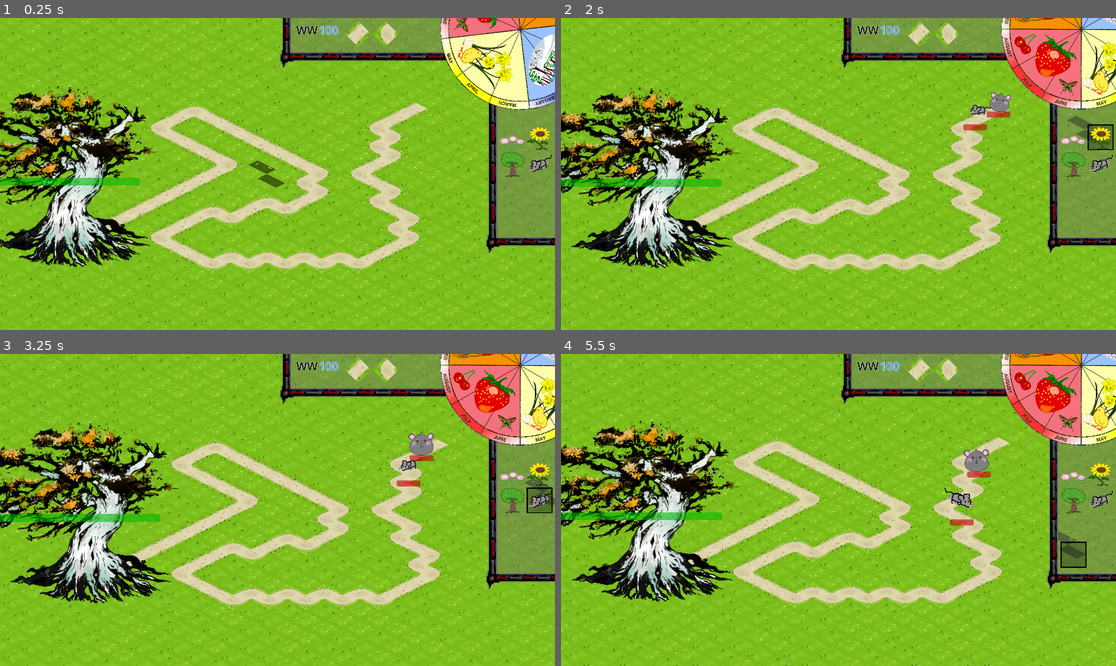
Above: before the commit, frames 1-4 (two rows, left to right).
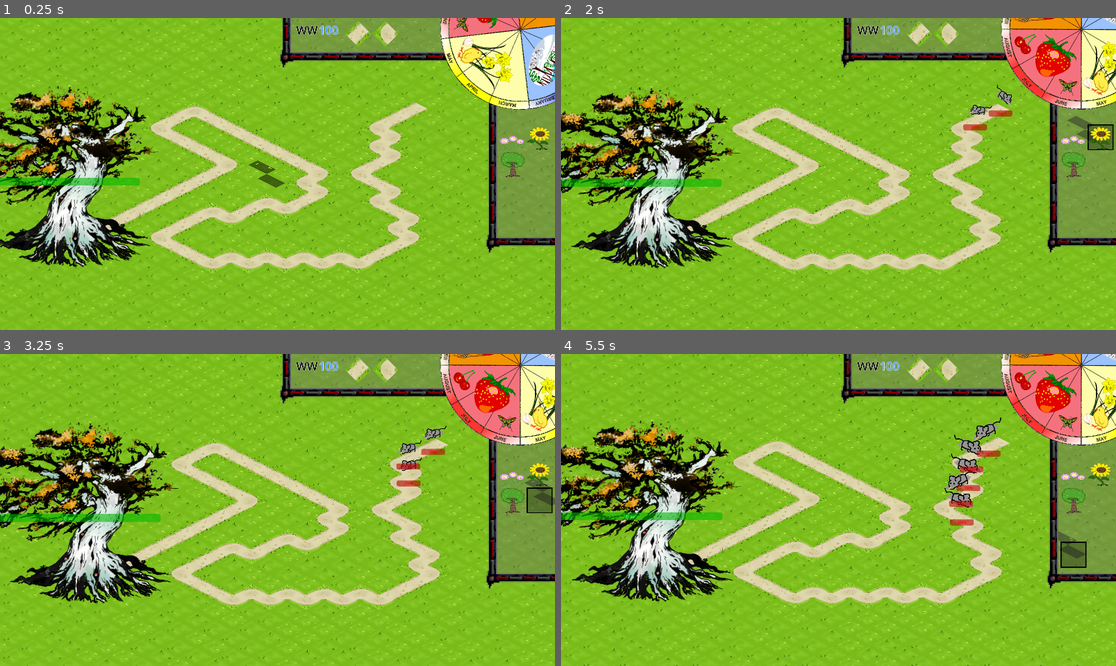
Above: after the commit, the same moments.

Repository: Evanev7/weather-report
Game: Godot game, scene res://levels/scenes/main_tree.tscn
Two runs of this game, one before a commit and one after it. Both use one fixed random seed, a clock stepped at 60 frames per second and the inputs below.
Inputs (mouse positions are in pixels of both pictures, inside the frame that each line leads up to):
- Up to frame 1 (0.25 s): no input
- Up to frame 2 (2 s): click (1071, 136) at 0.5 s; click (1099, 136) at 1.25 s
- Up to frame 3 (3.25 s): click (510, 500) at 2 s; click (538, 500) at 2.75 s
- Up to frame 4 (5.5 s): click (1071, 528) at 3.5 s; click (1099, 528) at 4.25 s; click (1071, 553) at 5 s

The runs differ from the first frame. In frame 1, 0.1% of the frame differs, in the area x 95-100%, y 43-50%; in frame 2, 0.4%; in frame 3, 0.7%; in frame 4, 1.1%, in the area x 69-100%, y 20-50%.

Commit message:
Fixed tree bullets, UI thumbnails, enemy spawning

Diff:
--- a/UI/scenes/plant_selector.tscn
+++ b/UI/scenes/plant_selector.tscn
@@ -10,7 +10,6 @@
 [ext_resource type="Texture2D" uid="uid://5juxf7t345s2" path="res://levels/assets/S4_grass.png" id="7_tisxl"]
 [ext_resource type="Texture2D" uid="uid://c1t7mgit0x1mw" path="res://levels/assets/left_grass.png" id="7_u3mih"]
 [ext_resource type="Script" path="res://UI/scripts/wheel_spinny.gd" id="8_0iepn"]
-[ext_resource type="Texture2D" uid="uid://cn5islrw47ovy" path="res://characters/assets/enemies/rat_sw_1.png" id="8_58pui"]
 [ext_resource type="Texture2D" uid="uid://bcw34gpi3lovy" path="res://levels/assets/bottom_grass.png" id="12_p358b"]
 
 [sub_resource type="StyleBoxTexture" id="StyleBoxTexture_k62ln"]
@@ -149,7 +148,6 @@
 layout_mode = 2
 shortcut = SubResource("Shortcut_mhq7t")
 selection = 3
-thumbnail = ExtResource("8_58pui")
 
 [node name="PlantSlot5" parent="MarginContainer/PanelContainer/MarginContainer/VBoxContainer/ScrollContainer/GridContainer" instance=ExtResource("3_pctsd")]
 layout_mode = 2
--- a/UI/scripts/wheel_spinny.gd
+++ b/UI/scripts/wheel_spinny.gd
@@ -5,8 +5,7 @@
 func _ready():
 	GameState.weather_changed.connect(_on_weather_change)
 
-func _on_weather_change(weather):
+func _on_weather_change(_weather):
 	if not tween or not tween.is_valid():
 		tween = create_tween()
-	print(GameState.weather_names[weather])
 	tween.tween_property(self, "rotation", -PI/2.0 , 1).as_relative().set_ease(Tween.EASE_IN).set_trans(Tween.TRANS_SINE)
--- a/characters/resources/plants/tree_script.gd
+++ b/characters/resources/plants/tree_script.gd
@@ -1,8 +1,11 @@
 extends WeatherScript
+
+var leaf: Texture2D = preload("res://objects/assets/particles/orange_leaf.png")
+var branch: Texture2D = preload("res://objects/assets/bullets/branch.png")
 
 func modify_summer(plant: Plant):
 	plant.play("tree_warm_SE")
-	plant.bullet_animation.set_animation_loop("branch", false)
+	plant.bullet_animation.set_frame("leaves", 0, branch)
 	plant.damage = 1.5
 	plant.shot_speed = 3
 	plant.angular_velocity = 3
@@ -14,7 +17,7 @@
 
 func modify_autumn(plant: Plant):
 	plant.play("tree_autumn_SE")
-	plant.bullet_animation.set_animation_loop("leaves", false)
+	plant.bullet_animation.set_frame("leaves", 0, leaf)
 	plant.damage = 0.5
 	plant.shot_speed = 200
 	plant.fire_rate = 50
@@ -29,7 +32,7 @@
 
 func modify_spring(plant: Plant):
 	plant.play("tree_warm_SE")
-	plant.bullet_animation.set_animation_loop("branch", false)
+	plant.bullet_animation.set_frame("leaves", 0, branch)
 	plant.firing_enabled = true
 	plant.damage = 1.5
 	plant.shot_speed = 3
--- /dev/null
+++ b/characters/resources/waves/level_1_waves/wave_1.tres
@@ -0,0 +1,22 @@
+[gd_resource type="Resource" script_class="EnemyWave" load_steps=5 format=3 uid="uid://bjed70l5ndw4a"]
+
+[ext_resource type="Script" path="res://characters/scripts/enemy_wave.gd" id="1_7denc"]
+[ext_resource type="Script" path="res://characters/scripts/enemy_spawn_clump.gd" id="2_q6y77"]
+
+[sub_resource type="Resource" id="Resource_dbpls"]
+script = ExtResource("2_q6y77")
+enemy = 0
+spawn_gap = 1.0
+quantity = 5
+end_delay = 1.0
+
+[sub_resource type="Resource" id="Resource_ol6nw"]
+script = ExtResource("2_q6y77")
+enemy = 1
+spawn_gap = 1.0
+quantity = 10
+end_delay = 1.0
+
+[resource]
+script = ExtResource("1_7denc")
+waves = Array[ExtResource("2_q6y77")]([SubResource("Resource_dbpls"), SubResource("Resource_ol6nw")])
--- /dev/null
+++ b/characters/resources/waves/level_1_waves/wave_2.tres
@@ -0,0 +1,22 @@
+[gd_resource type="Resource" script_class="EnemyWave" load_steps=5 format=3 uid="uid://bli8u0w3s3lk"]
+
+[ext_resource type="Script" path="res://characters/scripts/enemy_wave.gd" id="1_fkujt"]
+[ext_resource type="Script" path="res://characters/scripts/enemy_spawn_clump.gd" id="2_x831j"]
+
+[sub_resource type="Resource" id="Resource_is6hs"]
+script = ExtResource("2_x831j")
+enemy = 1
+spawn_gap = 1.0
+quantity = 10
+end_delay = 1.0
+
+[sub_resource type="Resource" id="Resource_6xb3b"]
+script = ExtResource("2_x831j")
+enemy = 0
+spawn_gap = 0.2
+quantity = 10
+end_delay = 1.0
+
+[resource]
+script = ExtResource("1_fkujt")
+waves = Array[ExtResource("2_x831j")]([SubResource("Resource_is6hs"), SubResource("Resource_6xb3b")])
--- a/characters/scripts/enemy_spawn_clump.gd
+++ b/characters/scripts/enemy_spawn_clump.gd
@@ -2,12 +2,6 @@
 class_name EnemyClump
 
 @export var enemy: EnemySpawner.ENEMY_TYPE
-@export var spawn_gap: float
-@export var quantity: int
-@export var end_delay: float
-
-func _init(type, gap, number, delay):
-	enemy = type
-	spawn_gap = gap
-	quantity = number
-	end_delay = delay
+@export var spawn_gap: float = 1
+@export var quantity: int = 5
+@export var end_delay: float = 1
--- /dev/null
+++ b/characters/scripts/enemy_wave.gd
@@ -0,0 +1,4 @@
+extends Resource
+class_name EnemyWave
+
+@export var waves: Array[EnemyClump]
--- a/characters/scripts/plant.gd
+++ b/characters/scripts/plant.gd
@@ -55,11 +55,9 @@
 	piercing_amount = resource.PIERCING_AMOUNT
 	piercing_cooldown = resource.PIERCING_COOLDOWN
 
-	print(GameState.weather)
 	set_weather(GameState.weather)
 
 func set_weather(weather):
-	print(weather)
 	match weather:
 		GameState.WEATHER.Summer:
 			weather_script.modify_summer(self)
--- a/components/scripts/EnemySpawner.gd
+++ b/components/scripts/EnemySpawner.gd
@@ -6,47 +6,44 @@
 
 @export var enemy_resource_list: Array[EnemyResource]
 @export var enemy_scene: PackedScene
-enum ENEMY_TYPE {Dog, Rat, Sog, Mog}
+enum ENEMY_TYPE {Dog, Rat}
 
 @onready var path: Path2D = $EnemyPath
 
-var current_level: int
-################ enemy type, gap between spawns, quantity, gap between next wave #############
-var wave_data = [
-	[EnemyClump.new(ENEMY_TYPE.Dog, 1, 1, 0.5), EnemyClump.new(ENEMY_TYPE.Rat, 0.3, 1, 0.5)],
-	[EnemyClump.new(ENEMY_TYPE.Rat, 1, 10, 0.5), EnemyClump.new(ENEMY_TYPE.Dog, 0.3, 20, 0.5)]
-	]
+var current_batch: int
+var wave_data: Array[EnemyWave]
 
 
 # Called when the node enters the scene tree for the first time.
 func _ready():
-	reset()
-	start_wave()
+	pass
 
 # Called every frame. 'delta' is the elapsed time since the previous frame.
 func _process(_delta):
 	pass
 
-func reset():
-	current_level = 0
+func reset(level_wave_data):
+	current_batch = 0
+	wave_data = level_wave_data
+	start_wave()
 
 func start_wave():
-	if current_level < wave_data.size():
-		spawn_enemies(wave_data[current_level])
+	if current_batch < wave_data.size():
+		spawn_enemies(wave_data[current_batch].waves)
 	else:
-		print("no more waves")
+		print("no more waves!")
 
 func spawn_enemies(wave):
-	for i in range(wave.size()):
-		for j in range(wave[i].quantity):
+	for clump in wave:
+		for j in range(clump.quantity):
 			var new_enemy = enemy_scene.instantiate()
-			new_enemy.set_enemy_as_resource(enemy_resource_list[wave[i].enemy])
-			await get_tree().create_timer(wave[i].spawn_gap).timeout
+			new_enemy.set_enemy_as_resource(enemy_resource_list[clump.enemy])
+			await get_tree().create_timer(clump.spawn_gap).timeout
 			new_enemy.attack_greenhouse.connect(damage_greenhouse)
 			new_enemy.add_water_credits.connect(add_water_credits)
 			new_enemy.add_to_group("enemy")
 			path.add_child(new_enemy)
-		await get_tree().create_timer(wave[i].end_delay).timeout
+		await get_tree().create_timer(clump.end_delay).timeout
 	await get_tree().create_timer(2.0).timeout
 	end_wave()
 
@@ -59,6 +56,6 @@
 	add_credits.emit(value)
 
 func end_wave():
-	current_level += 1
+	current_batch += 1
 	await get_tree().create_timer(4.0).timeout
 	start_wave()
--- a/components/scripts/PlantHandler.gd
+++ b/components/scripts/PlantHandler.gd
@@ -7,7 +7,7 @@
 var position = Vector2(0, 0)
 @export var plant_resource_list: Array[PlantResource]
 
-@export var water_credits: float = 50
+var water_credits: float
 
 func place_plant_at_location(plant_resource, pos):
 	if water_credits >= plant_resource.COST:
--- a/levels/scenes/level_1.tscn
+++ b/levels/scenes/level_1.tscn
@@ -1,10 +1,12 @@
-[gd_scene load_steps=14 format=3 uid="uid://bsvo1l53lwhuu"]
+[gd_scene load_steps=16 format=3 uid="uid://bsvo1l53lwhuu"]
 
 [ext_resource type="Texture2D" uid="uid://4yihorsy6sqn" path="res://levels/assets/tilemaps/tilemap_grass_2.png" id="1_3m1wn"]
 [ext_resource type="Script" path="res://levels/scripts/level_1.gd" id="1_6b08r"]
 [ext_resource type="Material" uid="uid://qfqjbjga6cf" path="res://effects/shaders/selectable_tile_material.tres" id="1_6qmjh"]
+[ext_resource type="Resource" uid="uid://bjed70l5ndw4a" path="res://characters/resources/waves/level_1_waves/wave_1.tres" id="2_lksn5"]
 [ext_resource type="Script" path="res://levels/scripts/tile_map.gd" id="2_t7qm4"]
 [ext_resource type="Script" path="res://components/scripts/EnemySpawner.gd" id="2_ykttw"]
+[ext_resource type="Resource" uid="uid://bli8u0w3s3lk" path="res://characters/resources/waves/level_1_waves/wave_2.tres" id="3_bwpoa"]
 [ext_resource type="Resource" uid="uid://c02tdx26rtr44" path="res://characters/resources/enemies/dog.tres" id="3_ldlrt"]
 [ext_resource type="PackedScene" uid="uid://df0c6lteqa8bs" path="res://characters/scenes/enemy.tscn" id="4_poe43"]
 [ext_resource type="Resource" uid="uid://30wycomjos6g" path="res://characters/resources/enemies/rat.tres" id="6_tud2y"]
@@ -123,6 +125,7 @@
 
 [node name="Level1" type="Node"]
 script = ExtResource("1_6b08r")
+waves = Array[Resource("res://characters/scripts/enemy_wave.gd")]([ExtResource("2_lksn5"), ExtResource("3_bwpoa")])
 
 [node name="TileMap" type="TileMap" parent="." node_paths=PackedStringArray("plant_handler")]
 y_sort_enabled = true
--- a/levels/scenes/main_tree.tscn
+++ b/levels/scenes/main_tree.tscn
@@ -57,5 +57,5 @@
 
 [node name="WeatherHandler" parent="World/LogicComponents" instance=ExtResource("8_dsu4c")]
 
-[connection signal="send_resource_list" from="World/Level1" to="World/TopBar" method="set_thumbnails"]
+[connection signal="send_plant_resource_list" from="World/Level1" to="World/TopBar" method="set_thumbnails"]
 [connection signal="update_hud_credits" from="World/Level1" to="World/TopBar" method="_on_level_1_update_hud_credits"]
--- a/levels/scripts/level_1.gd
+++ b/levels/scripts/level_1.gd
@@ -1,8 +1,19 @@
 extends Level
 
-signal send_resource_list(resource_list)
+signal send_plant_resource_list(resource_list)
 
 @onready var plant_resource_list: Array[PlantResource] = $PlantHandler.plant_resource_list
 
+@export_category("Level Start Stats")
+
+@export var starting_credits: int = 100
+@export var starting_weather: GameState.WEATHER = GameState.WEATHER.Summer
+@export var waves: Array[EnemyWave] = []
+
 func _ready():
-	send_resource_list.emit(plant_resource_list)
+	start()
+
+func start():
+	send_plant_resource_list.emit(plant_resource_list)
+	$EnemySpawner.reset(waves)
+	$PlantHandler.water_credits = starting_credits
--- a/objects/assets/bullets/leaves_spriteframes.tres
+++ b/objects/assets/bullets/leaves_spriteframes.tres
@@ -1,18 +1,9 @@
-[gd_resource type="SpriteFrames" load_steps=3 format=3 uid="uid://cqsyygaeoxoj"]
+[gd_resource type="SpriteFrames" load_steps=2 format=3 uid="uid://cqsyygaeoxoj"]
 
-[ext_resource type="Texture2D" uid="uid://c6sog77w022oh" path="res://objects/assets/bullets/branch.png" id="1_k5c7q"]
 [ext_resource type="Texture2D" uid="uid://dl1wjhpc0qgb8" path="res://objects/assets/particles/orange_leaf.png" id="1_p6xib"]
 
 [resource]
 animations = [{
-"frames": [{
-"duration": 1.0,
-"texture": ExtResource("1_k5c7q")
-}],
-"loop": true,
-"name": &"branch",
-"speed": 5.0
-}, {
 "frames": [{
 "duration": 1.0,
 "texture": ExtResource("1_p6xib")
Not shown: 1 places in UI/scenes/plant_selector.tscn that only renumber resources
